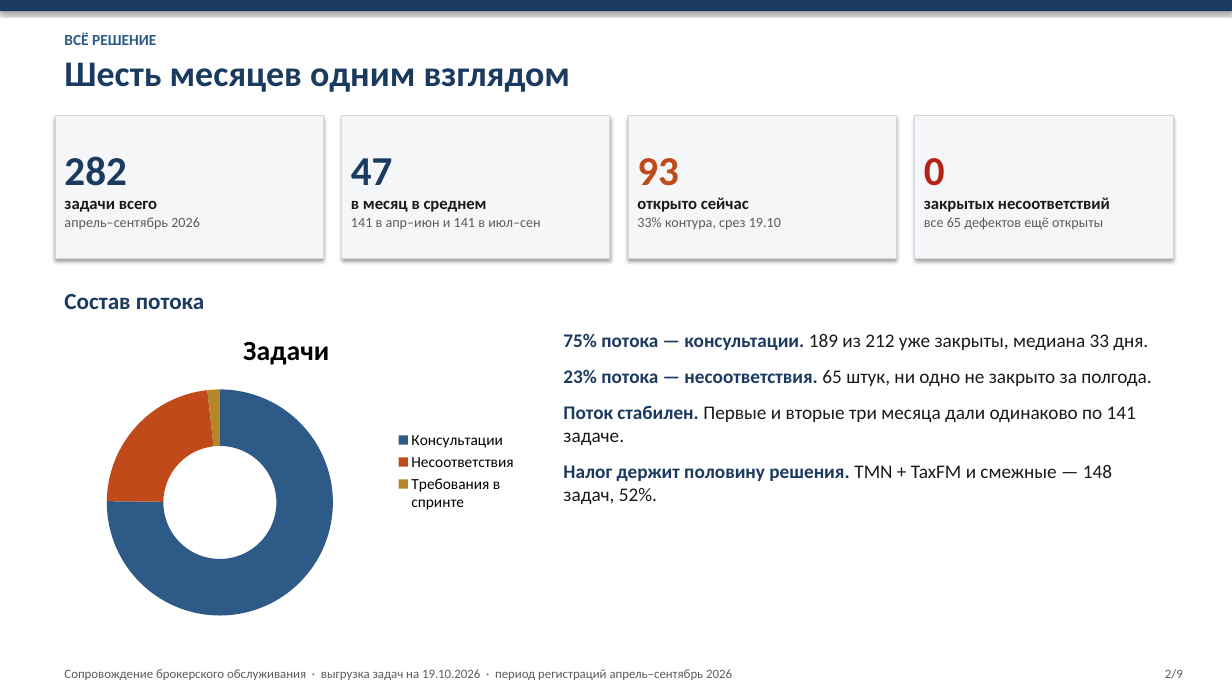
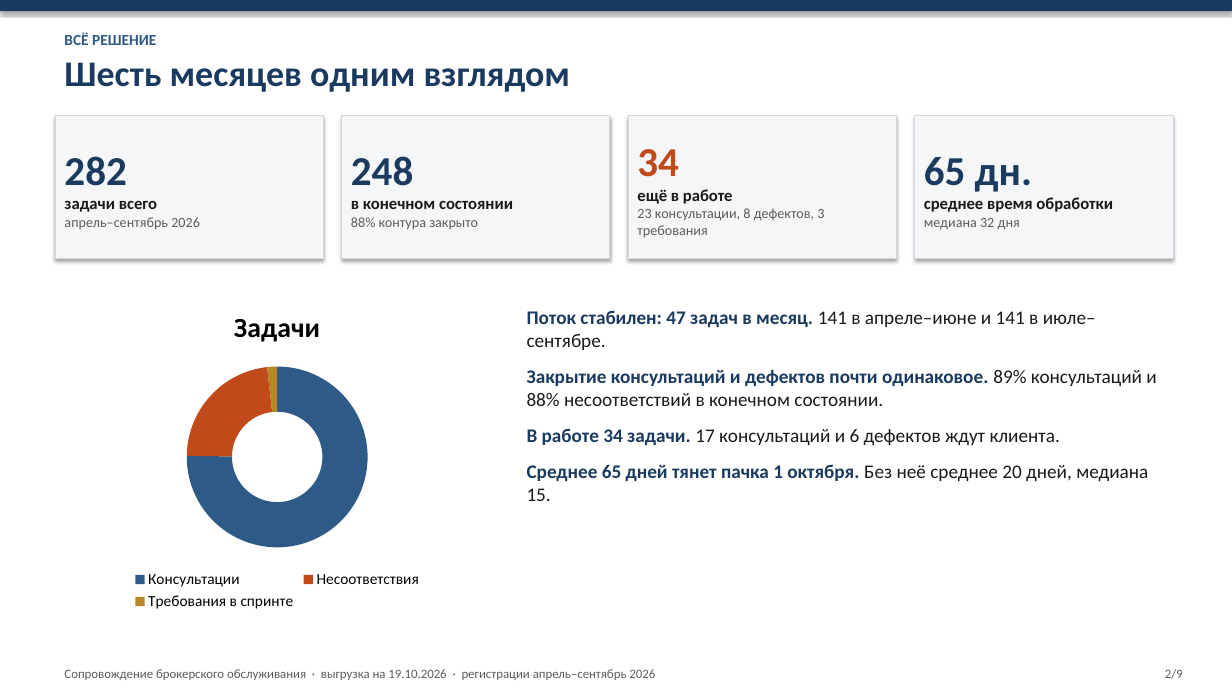
Before and after one commit to kkokurin799/Work, a slide deck: slide 2 of support-stats/brokerage_support_stats.pptx. Drawn at 1232x693 pixels with LibreOffice and Linux fonts; fonts in the diff are those of the drawing. Boxes give left, top, right and bottom in pixels: in the first picture for what was removed or moved away, otherwise in the second. Text is boxed around its words. In the diff, an @@ line names an element or a change of style, - is before the commit and + after.

```diff
--- a/support-stats/brokerage_support_stats.pptx
+++ b/support-stats/brokerage_support_stats.pptx
@@ text in rectangle at box(637, 149, 824, 237): text changed @@
-93
-открыто сейчас
-33% контура, срез 19.10
+34
+ещё в работе
+23 консультации, 8 дефектов, 3 требования
@@ text in rectangle at box(351, 156, 513, 229): text changed; size 11 to 13 pt; text colour #5C5C5C to #1A1A1A; bold on @@
-47
-в месяц в среднем
-141 в апр–июн и 141 в июл–сен
+248
+в конечном состоянии
+88% контура закрыто
@@ text in rectangle at box(924, 157, 1113, 230): text changed; size 11 to 13 pt; text colour #5C5C5C to #1A1A1A @@
-0
-закрытых несоответствий
-все 65 дефектов ещё открыты
+65 дн.
+среднее время обработки
+медиана 32 дня
@@ doughnut chart at box(46, 291, 508, 615) @@
@@ legend changed @@
@@ doughnut chart: place and size @@
-doughnut chart at box(46, 314, 527, 628)
+doughnut chart at box(46, 291, 508, 615)
@@ text removed at box(64, 294, 204, 309) @@
-Состав потока
@@ text added at box(527, 310, 1156, 501), 15 pt, text #1A1A1A @@
+Поток стабилен: 47 задач в месяц. 141 в апреле–июне и 141 в июле–сентябре.
+Закрытие консультаций и дефектов почти одинаковое. 89% консультаций и 88% несоответствий в конечном состоянии.
+В работе 34 задачи. 17 консультаций и 6 дефектов ждут клиента.
+Среднее 65 дней тянет пачка 1 октября. Без неё среднее 20 дней, медиана 15.
@@ text removed at box(563, 333, 1151, 504) @@
-75% потока — консультации. 189 из 212 уже закрыты, медиана 33 дня.
-23% потока — несоответствия. 65 штук, ни одно не закрыто за полгода.
-Поток стабилен. Первые и вторые три месяца дали одинаково по 141 задаче.
-Налог держит половину решения. TMN + TaxFM и смежные — 148 задач, 52%.
@@ text at box(64, 669, 655, 680): text changed @@
-Сопровождение брокерского обслуживания · выгрузка задач на 19.10.2026 · период регистраций апрель–сентябрь 2026
+Сопровождение брокерского обслуживания · выгрузка на 19.10.2026 · регистрации апрель–сентябрь 2026
```
Also in this commit, not shown: 7 other slides changed, 1 slide added, 1 slide removed, 2 other files.
